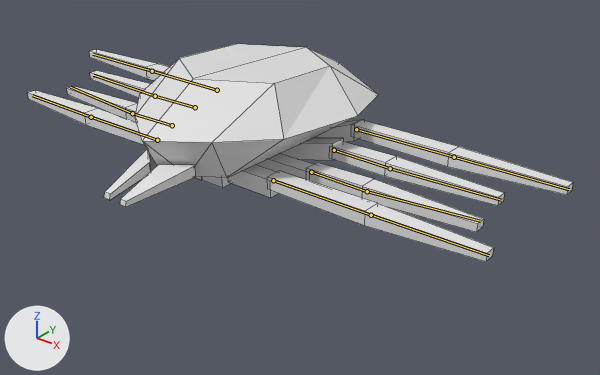
Renders of the Blender file Enemies/Flatmite.blend from each side of a commit.
Before and after are seen from a 50 mm camera at (5.98, -6.36, 2.67) aimed at (0.67, 0.28, -1.45). Lighting does not change. The marker at lower left points along +X, +Y and +Z. The bones that change are drawn over the model as lines. Mesh edges are drawn as thin lines.

In view in the first picture: 'Body', 'LeftMandible', 'LeftMiddleBackShin', 'LeftMiddleBackThigh', 'LeftMiddleFrontShin', 'LeftMiddleFrontThigh', 'LeftVeryBackShin', 'LeftVeryBackThigh', 'LeftVeryFrontShin', 'LeftVeryFrontThigh', 'RightMiddleBackShin', 'RightMiddleFrontShin', 'RightMiddleFrontThigh', 'RightVeryBackShin', 'RightVeryBackThigh', 'RightVeryFrontShin', 'RightVeryFrontThigh'.
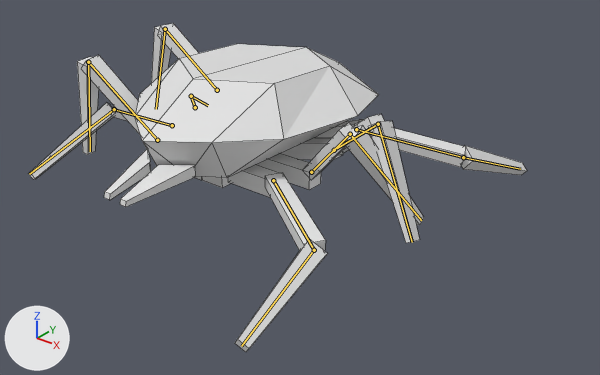
The newer file adds an action. The first version stands in its rest pose; the second is drawn at frame 0 of the action 'run_loop'.

Where the change shows, as pixel boxes (x1, y1, x2, y2) in the pictures (600 x 375 px):
'LeftVeryFrontShin', posed (29% narrower, 90% taller): before (364, 203, 494, 262); after (235, 239, 327, 352)
'LeftMiddleBackShin', posed (57% narrower, 141% taller): before (384, 156, 505, 206); after (368, 121, 420, 243)
'LeftVeryFrontThigh', posed: before (267, 171, 377, 225); after (265, 173, 326, 251)
'LeftMiddleFrontShin', posed (36% narrower, 85% taller): before (362, 179, 484, 232); after (346, 126, 424, 225)
'RightVeryFrontThigh', posed: before (84, 108, 144, 145); after (81, 55, 140, 134)
'LeftVeryBackShin', posed: before (447, 147, 573, 195); after (461, 146, 527, 175)
'LeftVeryBackThigh', posed: before (351, 121, 459, 167); after (359, 119, 465, 167)
'RightMiddleFrontShin', posed (22% wider, 133% taller): before (67, 86, 138, 118); after (29, 103, 116, 179)
'LeftMiddleFrontThigh', posed (22% narrower, 61% taller): before (306, 163, 373, 198); after (302, 123, 354, 180)
'RightVeryFrontShin', posed (67% narrower, 178% taller): before (28, 90, 97, 125); after (77, 56, 99, 155)
'LeftMiddleBackThigh', posed: before (329, 142, 396, 176); after (338, 114, 384, 155)
'RightVeryBackShin', posed: before (89, 50, 157, 79); after (151, 26, 171, 83)
'RightVeryBackThigh', posed: before (146, 64, 169, 81); after (157, 24, 199, 59)
'RightMiddleBackShin', posed (not visible afterwards): before (90, 71, 150, 98)
bone 'Bone.002.L', root to tip: before (356, 129) to (454, 157); after (356, 129) to (463, 157)
bone 'Bone.003.L', root to tip: before (454, 157) to (569, 189); after (463, 157) to (520, 169)
bone 'Bone.004.L', root to tip: before (334, 150) to (390, 168); after (334, 150) to (378, 124)
bone 'Bone.005.L', root to tip: before (390, 168) to (501, 200); after (378, 124) to (412, 242)
bone 'Bone.006.L', root to tip: before (311, 172) to (367, 191); after (311, 172) to (350, 134)
bone 'Bone.007.L', root to tip: before (367, 191) to (480, 221); after (350, 134) to (421, 220)
bone 'Bone.008.L', root to tip: before (273, 180) to (371, 215); after (273, 180) to (314, 250)
bone 'Bone.009.L', root to tip: before (371, 215) to (489, 255); after (314, 250) to (241, 346)
bone 'Bone.002.R', root to tip: before (217, 90) to (152, 71); after (217, 90) to (165, 29)
bone 'Bone.003.R', root to tip: before (152, 71) to (93, 54); after (165, 29) to (156, 109)
bone 'Bone.004.R', root to tip: before (195, 107) to (155, 96); after (195, 107) to (191, 96)
bone 'Bone.005.R', root to tip: before (155, 96) to (93, 75); after (191, 96) to (208, 105)
bone 'Bone.006.R', root to tip: before (172, 125) to (132, 113); after (172, 125) to (114, 109)
bone 'Bone.007.R', root to tip: before (132, 113) to (70, 87); after (114, 109) to (29, 174)
bone 'Bone.008.R', root to tip: before (157, 140) to (91, 117); after (157, 140) to (88, 62)
bone 'Bone.009.R', root to tip: before (91, 117) to (32, 95); after (88, 62) to (90, 151)

What the commit changed:
Bone 'Bone.002.L' (bone_bone_002_l) turns from (0, 0, 0) to (-27, -2, -12) degrees about its own x, y and z.
Bone 'Bone.003.L' (bone_bone_003_l) moves from (0.0, 0.0, 0.0) to (0.2, 0.03, 0.0).
Bone 'Bone.003.L' (bone_bone_003_l) turns from (0, 0, 0) to (-44, 3, -29) degrees about its own x, y and z.
Bone 'Bone.004.L' (bone_bone_004_l) turns from (0, 0, 0) to (1, -8, 39) degrees about its own x, y and z.
Bone 'Bone.005.L' (bone_bone_005_l) moves from (0.0, 0.0, 0.0) to (-0.11, 0.05, 0.0).
Bone 'Bone.005.L' (bone_bone_005_l) turns from (0, 0, 0) to (5, -7, -98) degrees about its own x, y and z.
Bone 'Bone.006.L' (bone_bone_006_l) turns from (0, 0, 0) to (-2, 8, 50) degrees about its own x, y and z.
Bone 'Bone.007.L' (bone_bone_007_l) moves from (0.0, 0.0, 0.0) to (-0.13, -0.01, 0.0).
Bone 'Bone.007.L' (bone_bone_007_l) turns from (0, 0, 0) to (-16, 7, -112) degrees about its own x, y and z.
Bone 'Bone.008.L' (bone_bone_008_l) turns from (0, 0, 0) to (32, 6, -6) degrees about its own x, y and z.
Bone 'Bone.009.L' (bone_bone_009_l) moves from (0.0, 0.0, 0.0) to (0.04, -0.07, 0.01).
Bone 'Bone.009.L' (bone_bone_009_l) turns from (0, 0, 0) to (53, -15, -23) degrees about its own x, y and z.
Bone 'Bone.002.R' (bone_bone_002_r) turns from (0, 0, 0) to (-7, 0, -28) degrees about its own x, y and z.
Bone 'Bone.003.R' (bone_bone_003_r) moves from (0.0, 0.0, 0.0) to (-0.2, 0.03, 0.0).
Bone 'Bone.003.R' (bone_bone_003_r) turns from (0, 0, 0) to (-1, -3, 104) degrees about its own x, y and z.
Bone 'Bone.004.R' (bone_bone_004_r) turns from (0, 0, 0) to (-40, 1, 10) degrees about its own x, y and z.
Bone 'Bone.005.R' (bone_bone_005_r) moves from (0.0, 0.0, 0.0) to (0.11, 0.05, 0.0).
Bone 'Bone.005.R' (bone_bone_005_r) turns from (0, 0, 0) to (-11, -14, 24) degrees about its own x, y and z.
Bone 'Bone.006.R' (bone_bone_006_r) turns from (0, 0, 0) to (36, 11, -13) degrees about its own x, y and z.
Bone 'Bone.007.R' (bone_bone_007_r) moves from (0.0, 0.0, 0.0) to (0.13, -0.01, 0.0).
Bone 'Bone.007.R' (bone_bone_007_r) turns from (0, 0, 0) to (19, 13, 60) degrees about its own x, y and z.
Bone 'Bone.008.R' (bone_bone_008_r) turns from (0, 0, 0) to (9, 1, -42) degrees about its own x, y and z.
Bone 'Bone.009.R' (bone_bone_009_r) moves from (0.0, 0.0, 0.0) to (-0.04, -0.07, 0.01).
Bone 'Bone.009.R' (bone_bone_009_r) turns from (0, 0, 0) to (9, -11, 120) degrees about its own x, y and z.
